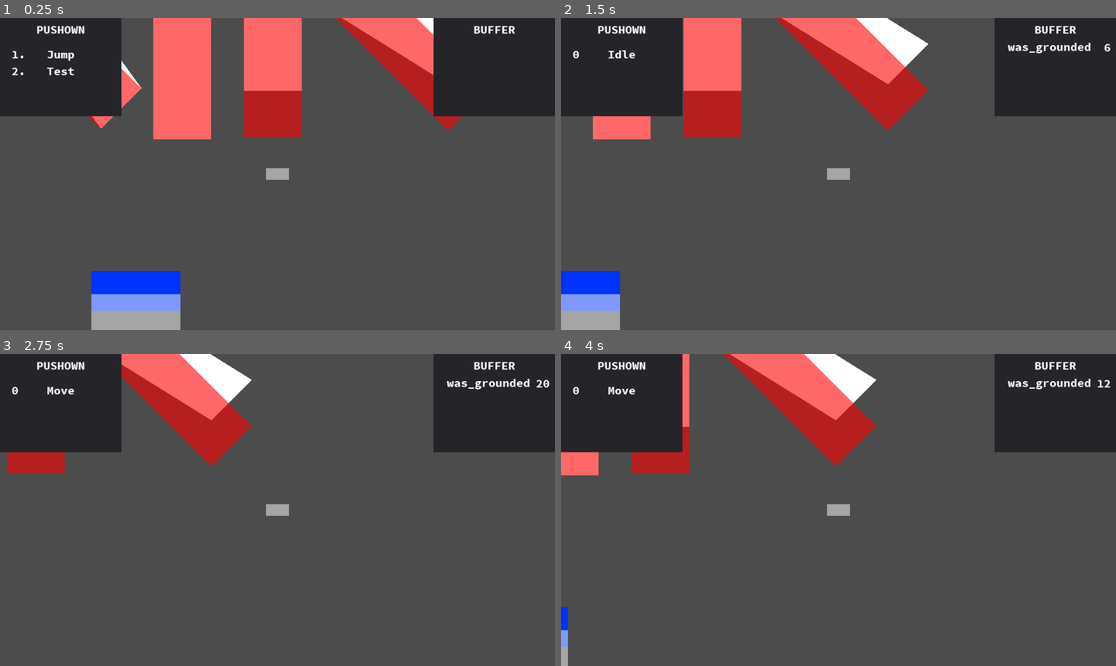
Above: before the commit, frames 1-4 (two rows, left to right).
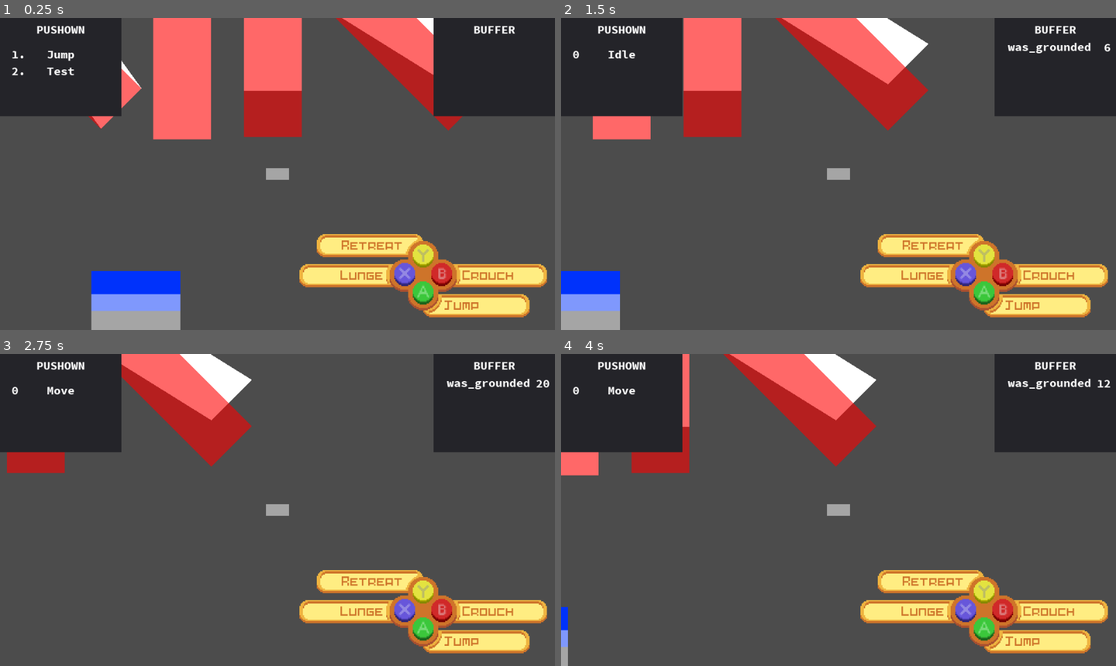
Above: after the commit, the same moments.

Repository: MTareqAzim/scratchpad
Game: Godot game, scene res://Scenes/World/World.tscn
Two runs of this game, one before a commit and one after it. Both use one fixed random seed, a clock stepped at 60 frames per second and the inputs below.
Inputs (mouse positions are in pixels of both pictures, inside the frame that each line leads up to):
- Up to frame 1 (0.25 s): no input
- Up to frame 2 (1.5 s): tap Enter at 0.5 s; move the mouse to (960, 158) at 0.52 s; hold Right (ui_right) 0.53-1.25 s; click (960, 158) at 0.67 s; drag from (727, 189) to (627, 52) at 1.27 s
- Up to frame 3 (2.75 s): tap Space at 2 s; move the mouse to (333, 441) at 2.02 s; hold Right (ui_right) from 2.03 s (still down)
- Up to frame 4 (4 s): release Right (ui_right) at 2.75 s; drag from (810, 572) to (733, 385) at 2.77 s; tap Enter at 3.5 s; move the mouse to (1005, 556) at 3.52 s; hold Left (ui_left) from 3.53 s (still down)

The runs differ from the first frame. In frame 1, 6.7% of the frame differs, in the area x 53-99%, y 69-96%; in frame 2, 6.7%; in frame 3, 6.7%; in frame 4, 6.7%.

Commit message:
Add input ui.

Diff:
--- a/Scenes/Input UI/input_ui_base.gd
+++ b/Scenes/Input UI/input_ui_base.gd
@@ -5,7 +5,7 @@
 onready var x_text = $XTextBox
 onready var y_text = $YTextBox
 
-func _on_StateMachine_state_changed(states_stack):
+func _on_State_Machine_state_changed(states_stack):
 	var new_state = states_stack[0]
 
 	a_text.call_deferred("state_changed", new_state)
--- a/Scenes/Player/Player.tscn
+++ b/Scenes/Player/Player.tscn
@@ -19,6 +19,7 @@
 [ext_resource path="res://Scenes/Player/look_direction_arrow.gd" type="Script" id=17]
 [ext_resource path="res://Scenes/Scratch/StatesStackDiplayer.tscn" type="PackedScene" id=18]
 [ext_resource path="res://Scenes/Scratch/BufferStackDiplayer.tscn" type="PackedScene" id=19]
+[ext_resource path="res://Scenes/Input UI/InputUIBase.tscn" type="PackedScene" id=20]
 
 [sub_resource type="RectangleShape2D" id=1]
 extents = Vector2( 25, 65 )
@@ -26,7 +27,7 @@
 [sub_resource type="CircleShape2D" id=2]
 radius = 28.0
 
-[node name="Player2" index="0" instance=ExtResource( 1 )]
+[node name="Player2" instance=ExtResource( 1 )]
 MAX_SPEED = 2000
 _height = 100
 
@@ -43,6 +44,7 @@
 
 [node name="Health" type="Node" parent="." index="3"]
 script = ExtResource( 2 )
+max_health = 100
 
 [node name="Look Direction" type="Node" parent="." index="4"]
 script = ExtResource( 3 )
@@ -237,17 +239,27 @@
 cast_to = Vector2( 10, 0 )
 
 [node name="CanvasLayer" type="CanvasLayer" parent="." index="9"]
-editor/display_folded = true
 
 [node name="StatesStackDiplayer" parent="CanvasLayer" index="0" instance=ExtResource( 18 )]
 
 [node name="BufferStackDiplayer" parent="CanvasLayer" index="1" instance=ExtResource( 19 )]
+
+[node name="InputUIBase" parent="CanvasLayer" index="2" instance=ExtResource( 20 )]
+anchor_left = 1.0
+anchor_top = 1.0
+anchor_right = 1.0
+anchor_bottom = 1.0
+margin_left = -286.0
+margin_top = -154.0
+margin_right = -170.0
+margin_bottom = -34.0
 
 [node name="Camera2D" type="Camera2D" parent="." index="10"]
 current = true
 [connection signal="direction_changed" from="Look Direction" to="Look Arrow" method="_on_Look_Direction_direction_changed"]
 [connection signal="buffer_changed" from="ActionBuffer" to="CanvasLayer/BufferStackDiplayer" method="_on_ActionBuffer_buffer_changed"]
 [connection signal="state_changed" from="State Machine" to="CanvasLayer/StatesStackDiplayer" method="_on_StateMachine_state_changed"]
+[connection signal="state_changed" from="State Machine" to="CanvasLayer/InputUIBase" method="_on_State_Machine_state_changed"]
 
 [editable path="State Machine/High Jump"]
 
Not shown: 1 places in Scenes/Player/Player.tscn that only renumber resources
